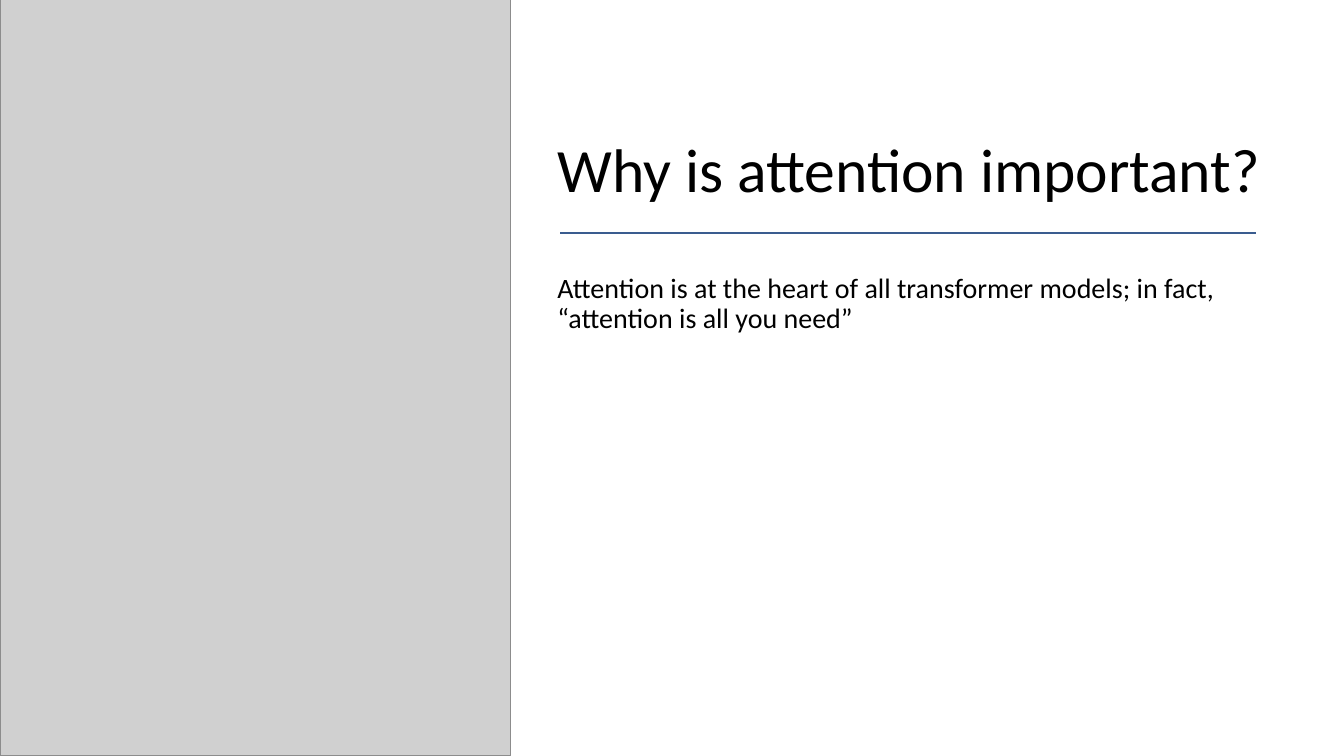
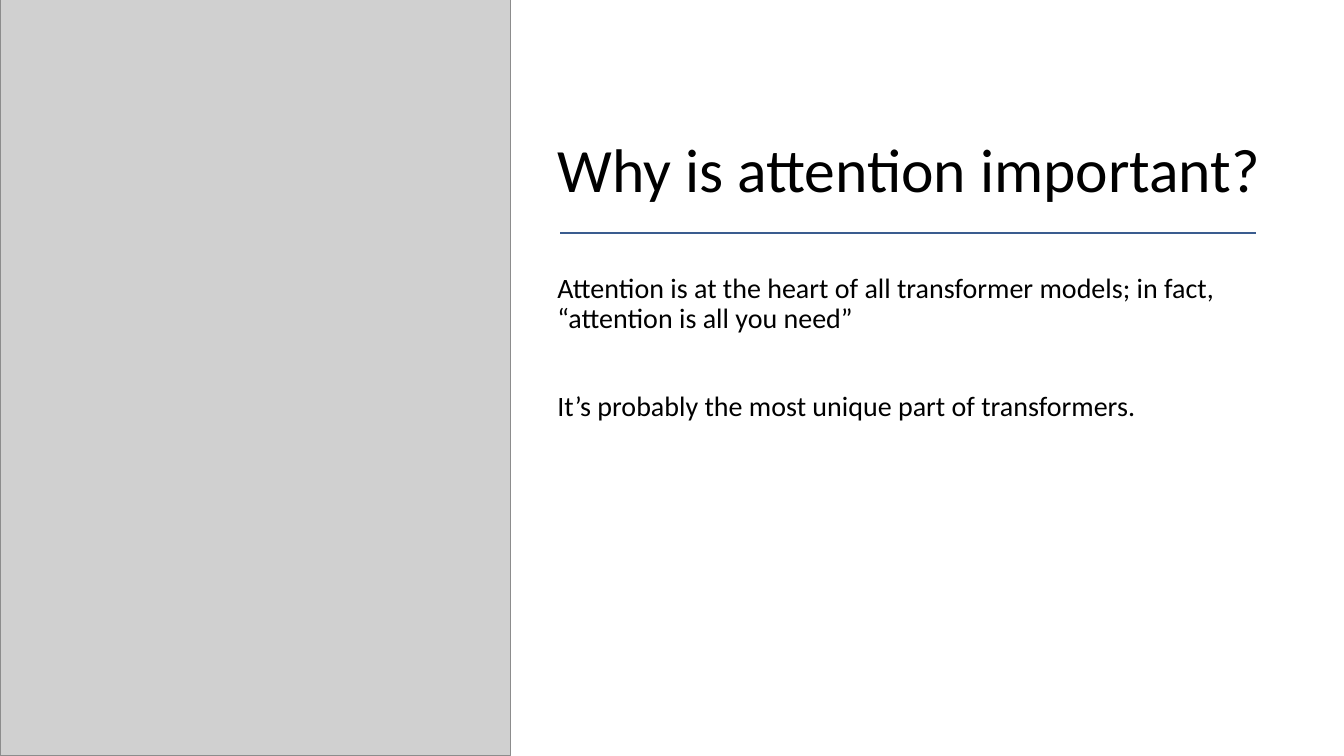
Before and after one commit to kwende/ml-meetup, a slide deck: slide 2 of benr/Attention.pptx. Drawn at 1344x756 pixels with LibreOffice and Linux fonts; fonts in the diff are those of the drawing; grey boxes stand for pictures. Boxes give left, top, right and bottom in pixels: in the first picture for what was removed or moved away, otherwise in the second. Text is boxed around its words. In the diff, an @@ line names an element or a change of style, - is before the commit and + after.

```diff
--- a/benr/Attention.pptx
+++ b/benr/Attention.pptx
@@ text at (x1=557, y1=396, x2=1135, y2=421): paragraph added @@
+It’s probably the most unique part of transformers.
```
Also in this commit, not shown: 3 other slides changed, 2 slides added.
